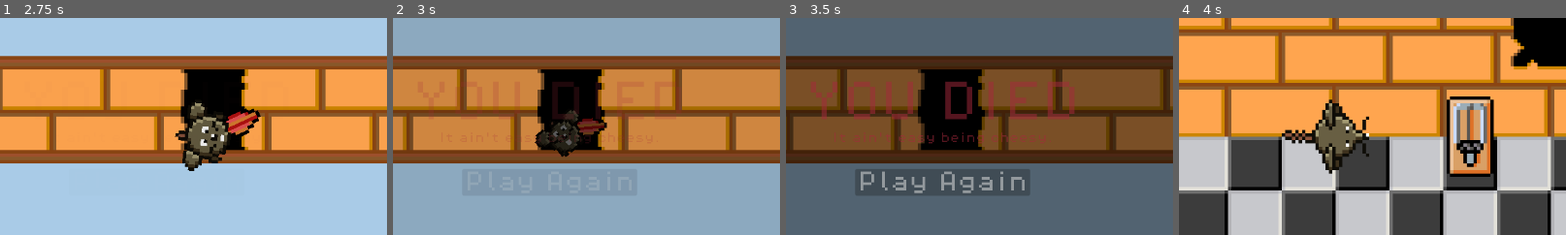
Above: before the commit, frames 1-4 (left to right).
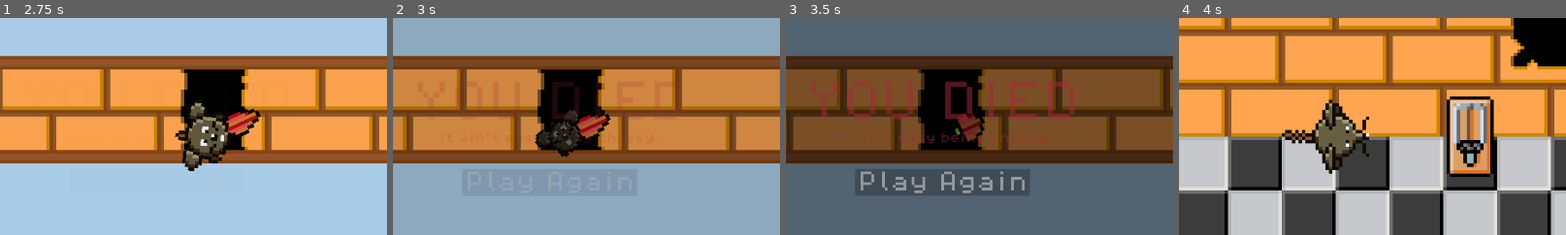
Above: after the commit, the same moments.

Repository: rasmussvala/TDDD23-Cheddar-Chase
Game: Godot game, scene res://scenes/levels/demo_level.tscn
Two runs of this game, one before a commit and one after it. Both use one fixed random seed, a clock stepped at 60 frames per second and the inputs below. This scene is started directly instead of the project's main scene.
Inputs:
- Up to frame 1 (2.75 s): tap Enter at 0.5 s; hold Right (ui_right) 0.53-1.28 s; hold Down (ui_down) 1.28-2.03 s; hold Right (ui_right) from 2.03 s (still down)
- Up to frame 2 (3 s): release Right (ui_right) at 2.78 s; hold Up (ui_up) from 2.78 s (still down)
- Up to frame 3 (3.5 s): keep holding Up (ui_up)
- Up to frame 4 (4 s): release Up (ui_up) at 3.5 s; click "Play Again" at 3.5 s
The pictures show only the part of the screen within x 30-80%, y 23-73%; the shares and areas given below are measured in that part.

Frame 1 is identical in both runs. In frame 2, 0.6% of the frame differs, in the area x 47-57%, y 44-56%; in frame 3, 0.6%; in frame 4, nothing differs.

Commit message:
Fixed variable names for clearer code
Now the code should be easier to understand

Diff:
--- a/scenes/characters/enemies/bug_blue.tscn
+++ b/scenes/characters/enemies/bug_blue.tscn
@@ -168,7 +168,7 @@
 collision_mask = 9
 script = ExtResource("1_cefck")
 
-[node name="animated_sprite_2d" type="AnimatedSprite2D" parent="."]
+[node name="animated_sprite_bug_blue" type="AnimatedSprite2D" parent="."]
 sprite_frames = SubResource("SpriteFrames_krt7u")
 animation = &"damaged"
 autoplay = "walk"
--- a/scenes/characters/enemies/bug_green.tscn
+++ b/scenes/characters/enemies/bug_green.tscn
@@ -168,7 +168,7 @@
 collision_mask = 9
 script = ExtResource("1_8ke32")
 
-[node name="animated_sprite_2d" type="AnimatedSprite2D" parent="."]
+[node name="animated_sprite_bug_green" type="AnimatedSprite2D" parent="."]
 sprite_frames = SubResource("SpriteFrames_06pb0")
 animation = &"damaged"
 autoplay = "walk"
--- a/scenes/characters/enemies/bug_red.tscn
+++ b/scenes/characters/enemies/bug_red.tscn
@@ -154,7 +154,7 @@
 collision_mask = 9
 script = ExtResource("1_nut6h")
 
-[node name="animated_sprite_2d" type="AnimatedSprite2D" parent="."]
+[node name="animated_sprite_bug_red" type="AnimatedSprite2D" parent="."]
 sprite_frames = SubResource("SpriteFrames_7owlx")
 animation = &"damaged"
 autoplay = "walk"
--- a/scenes/characters/enemies/mouse_trap.tscn
+++ b/scenes/characters/enemies/mouse_trap.tscn
@@ -101,15 +101,15 @@
 collision_mask = 6
 script = ExtResource("1_bmycu")
 
-[node name="animated_sprite_2d_1" type="AnimatedSprite2D" parent="."]
+[node name="animated_sprite_trap" type="AnimatedSprite2D" parent="."]
 sprite_frames = SubResource("SpriteFrames_tk7wu")
 animation = &"bug_trapped"
 autoplay = "idle"
 
-[node name="animated_sprite_2d_2" type="AnimatedSprite2D" parent="."]
+[node name="animated_sprite_pow" type="AnimatedSprite2D" parent="."]
 sprite_frames = SubResource("SpriteFrames_3bu4c")
 animation = &"pow"
 autoplay = "nothing"
 
-[node name="collision_shape_2d" type="CollisionShape2D" parent="."]
+[node name="collision" type="CollisionShape2D" parent="."]
 shape = SubResource("RectangleShape2D_hhibv")
--- a/scenes/characters/mouse/player.tscn
+++ b/scenes/characters/mouse/player.tscn
@@ -632,7 +632,7 @@
 [node name="hud" parent="." instance=ExtResource("2_ynafe")]
 unique_name_in_owner = true
 
-[node name="animated_sprite_2d" type="AnimatedSprite2D" parent="."]
+[node name="animated_sprite_mouse" type="AnimatedSprite2D" parent="."]
 sprite_frames = SubResource("SpriteFrames_copu8")
 animation = &"attack_left"
 speed_scale = 2.0
--- a/scripts/characters/enemies/bug_blue.gd
+++ b/scripts/characters/enemies/bug_blue.gd
@@ -26,7 +26,7 @@
 var knockback_strength = 120
 
 # References to nodes
-@onready var animated_sprite_2d: AnimatedSprite2D = $animated_sprite_2d
+@onready var animated_sprite_2d: AnimatedSprite2D = $animated_sprite_bug_blue
 @onready var ray_cast: RayCast2D = $detection_ray
 @onready var detection_area: Area2D = $detection_area
 @onready var hit_box: HitBox = $hit_box
--- a/scripts/characters/enemies/bug_green.gd
+++ b/scripts/characters/enemies/bug_green.gd
@@ -26,7 +26,7 @@
 var knockback_strength = 100
 
 # References to nodes
-@onready var animated_sprite_2d: AnimatedSprite2D = $animated_sprite_2d
+@onready var animated_sprite_2d: AnimatedSprite2D = $animated_sprite_bug_green
 @onready var ray_cast: RayCast2D = $detection_ray
 @onready var detection_area: Area2D = $detection_area
 @onready var hit_box: HitBox = $hit_box
--- a/scripts/characters/enemies/bug_red.gd
+++ b/scripts/characters/enemies/bug_red.gd
@@ -26,7 +26,7 @@
 var knockback_strength = 150
 
 # References to nodes
-@onready var animated_sprite_2d: AnimatedSprite2D = $animated_sprite_2d
+@onready var animated_sprite_2d: AnimatedSprite2D = $animated_sprite_bug_red
 @onready var ray_cast: RayCast2D = $detection_ray
 @onready var detection_area: Area2D = $detection_area
 @onready var hit_box: HitBox = $hit_box
--- a/scripts/characters/enemies/mouse_trap.gd
+++ b/scripts/characters/enemies/mouse_trap.gd
@@ -1,8 +1,8 @@
 extends Area2D
 
 # Variables for animated sprites
-@onready var animated_sprite_2d_1 = $animated_sprite_2d_1
-@onready var animated_sprite_2d_2 = $animated_sprite_2d_2
+@onready var animated_sprite_2d_1 = $animated_sprite_trap
+@onready var animated_sprite_2d_2 = $animated_sprite_pow
 @onready var player = %player
 var has_activated = false
 
--- a/scripts/characters/mouse/player.gd
+++ b/scripts/characters/mouse/player.gd
@@ -28,7 +28,7 @@
 
 # References to nodes
 @onready var hud: CanvasLayer = $hud
-@onready var animated_sprite_2d: AnimatedSprite2D = $animated_sprite_2d
+@onready var animated_sprite_2d: AnimatedSprite2D = $animated_sprite_mouse
 @onready var hit_box: HitBox = $hit_box
 @onready var hurt_box: HurtBox = $hurt_box
 
@@ -215,9 +215,9 @@
 	trigger_death_menu.emit()
 
 	var tween = get_tree().create_tween()
-	tween.tween_property($animated_sprite_2d, "scale", Vector2(), 1)
-	tween.parallel().tween_property($animated_sprite_2d, "modulate", Color.BLACK, 0.5)
-	tween.parallel().tween_property($animated_sprite_2d, "rotation_degrees", 360.0, 2)
+	tween.tween_property($animated_sprite_mouse, "scale", Vector2(), 1)
+	tween.parallel().tween_property($animated_sprite_mouse, "modulate", Color.BLACK, 0.5)
+	tween.parallel().tween_property($animated_sprite_mouse, "rotation_degrees", 360.0, 2)
 	await tween.finished
 
 	is_falling = false
